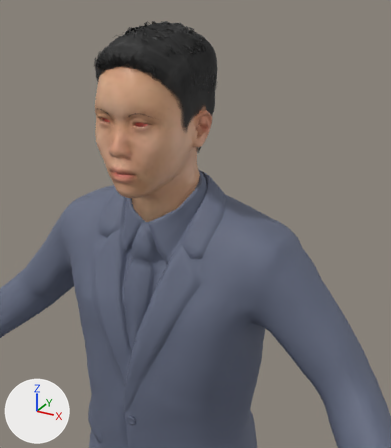
Two versions of the glTF model public/3d/cast/_lib/suit-male.glb, one commit apart.
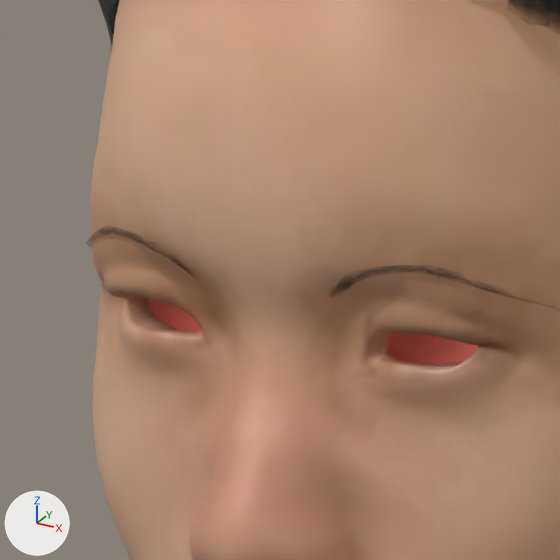
The first picture shows the older version from a 50 mm lens placed at (0.44, -0.725, 1.693), pointed at (0.111, -0.127, 1.394). The close-ups show the older and then the newer version on the part from 21% to 41% of the width and 17% to 34% of the height of that picture. Only the edits that show in the close-ups are written down. Lighting does not change. The marker at lower left points along +X, +Y and +Z. Where no turn or scale is listed for an object, it has been applied to the vertices.

The first close-up shows 'Human.short01', 'base' and 1 more.
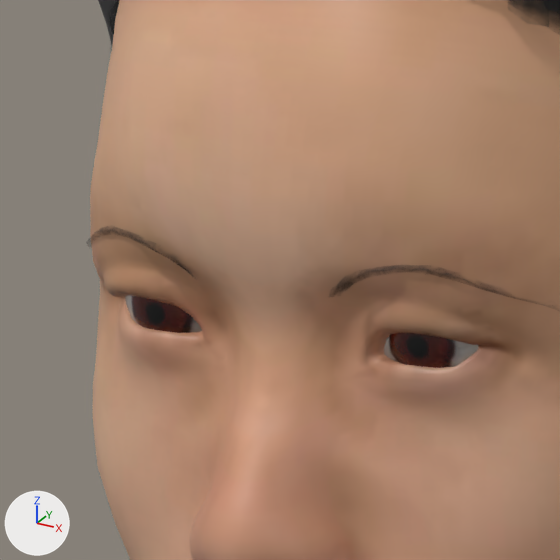
Changed parts and their boxes [x1, y1, x2, y2] in the close-ups (560 x 560 px):
'Human.low-poly', added
    after: [125, 295, 479, 368]

The change, as a list of edits to the scene's bpy script:
```text
Add img_brown_eye:
    img_brown_eye = load_image('brown_eye', '_unpacked/brown_eye', 256, 256, 'sRGB')
Add mat_suit_male_eyes:
    mat_suit_male_eyes = principled_material('suit-male_eyes')
    mat_suit_male_eyes.texture = img_brown_eye
    mat_suit_male_eyes.roughness = 0.12
Add me_low_poly:
    me_low_poly.from_pydata(...)  # 96 vertices, 172 faces; spans x -0.0439..0.0439, y -0.1341..-0.1122, z 1.5109..1.5383
    me_low_poly.materials.append(mat_suit_male_eyes)  # picture img_brown_eye
Add ob_human_low_poly:
    ob_human_low_poly = bpy.data.objects.new('Human.low-poly', me_low_poly)
    ob_human_low_poly.location = (0.0, 0.0, 0.0)
```
